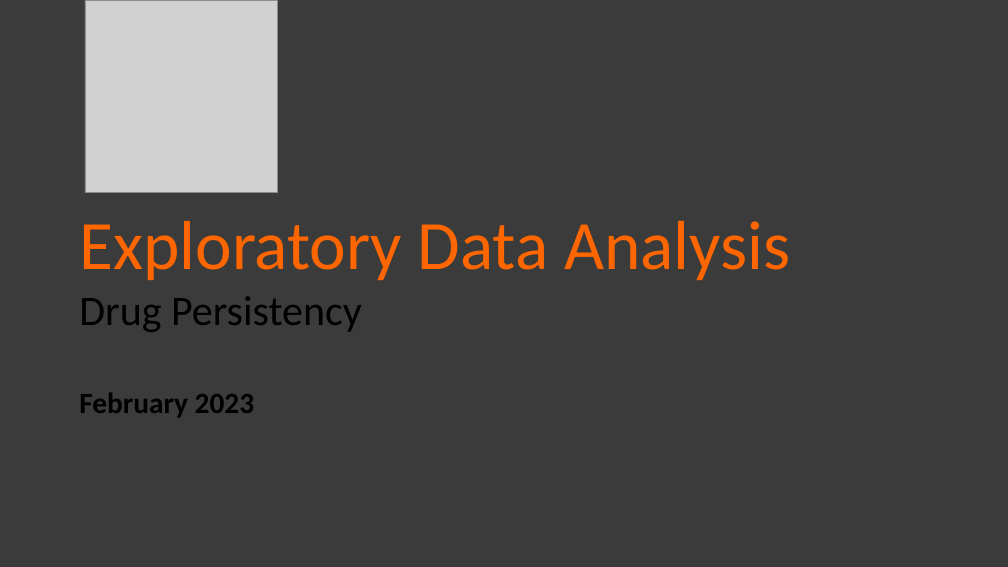
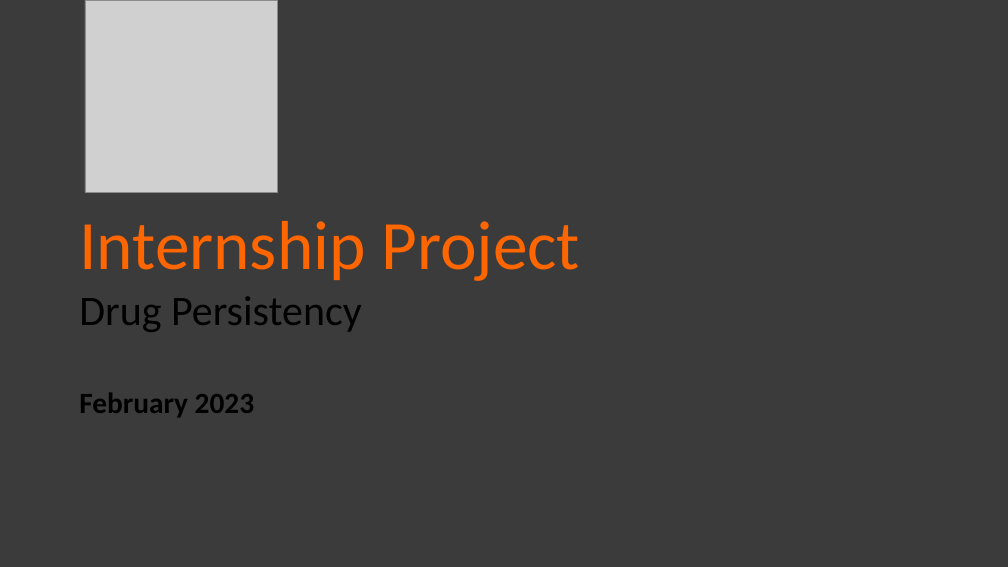
Before and after one commit to rambles-tech/DG_virtual_internship, a slide deck: slide 1 of week13/Final Presentation.pptx. Drawn at 1008x567 pixels with LibreOffice and Linux fonts; fonts in the diff are those of the drawing; grey boxes stand for pictures. Boxes give left, top, right and bottom in pixels: in the first picture for what was removed or moved away, otherwise in the second. Text is boxed around its words. In the diff, an @@ line names an element or a change of style, - is before the commit and + after.

Commit message:
presentation

```diff
--- a/week13/Final Presentation.pptx
+++ b/week13/Final Presentation.pptx
@@ text at (79, 221, 580, 281): text changed @@
-Exploratory Data Analysis
+Internship Project
```
Also in this commit, not shown: 1 slide added.
